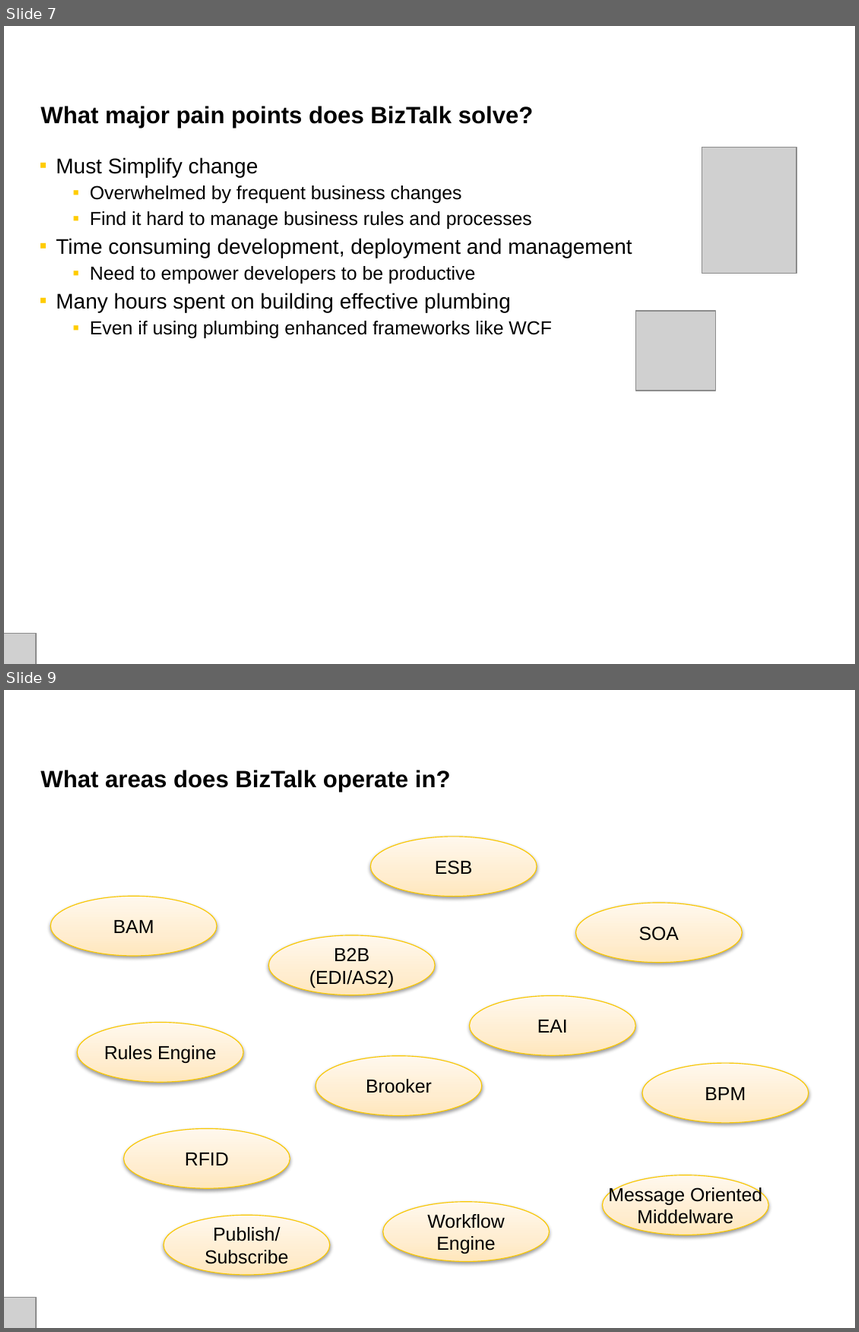
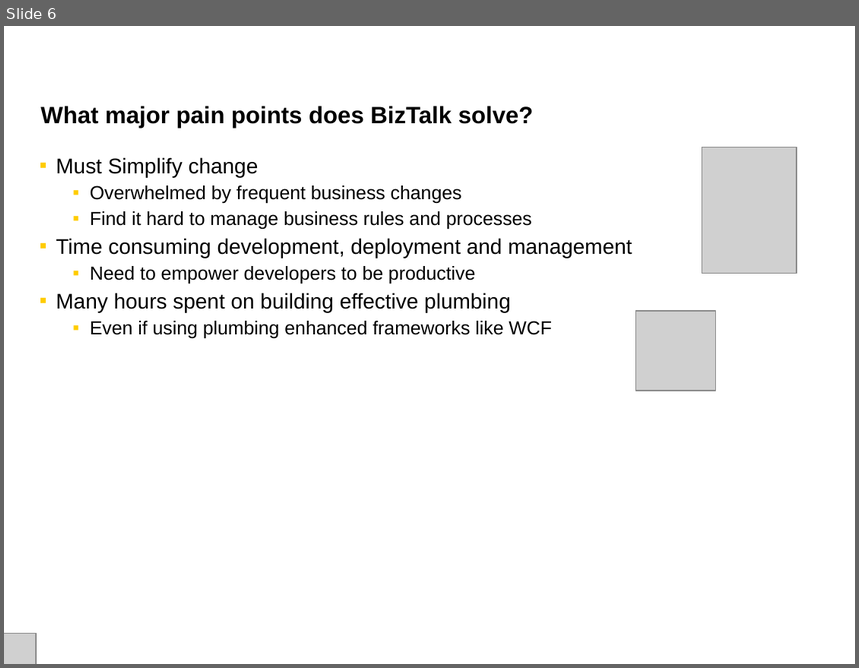
Before and after one commit to johan-jeh/BizTalk-Server---Developing-Integration-Solutions, a slide deck: Slides/Module 1 - Introduction to BizTalk Server.pptx. Shown one above the other, each under a label of ours: slides 7 and 9 before the commit, slide 6 after it; the slides between them are not shown. The pictures are 859x1332 and 859x668 pixels, drawn with LibreOffice and Linux fonts; fonts in the diff are those of the drawing; grey boxes stand for pictures. Boxes give left, top, right and bottom in pixels: in the first picture for what was removed or moved away, otherwise in the second. Text is boxed around its words. In the diff, an @@ line names an element or a change of style, - is before the commit and + after.

```diff
--- a/Slides/Module 1 - Introduction to BizTalk Server.pptx
+++ b/Slides/Module 1 - Introduction to BizTalk Server.pptx
@@ slide 9 removed at (x1=4, y1=690, x2=855, y2=1328), background #FFFFFF @@
@@ title removed at (x1=40, y1=770, x2=451, y2=792) @@
-What areas does BizTalk operate in?
@@ ellipse removed at (x1=371, y1=837, x2=537, y2=896) @@
-ESB
@@ ellipse removed at (x1=51, y1=896, x2=217, y2=955) @@
-BAM
@@ ellipse removed at (x1=576, y1=903, x2=742, y2=962) @@
-SOA
@@ ellipse removed at (x1=268, y1=935, x2=435, y2=995) @@
-B2B
-(EDI/AS2)
@@ ellipse removed at (x1=470, y1=996, x2=636, y2=1055) @@
-EAI
@@ ellipse removed at (x1=77, y1=1023, x2=243, y2=1082) @@
-Rules Engine
@@ ellipse removed at (x1=316, y1=1056, x2=481, y2=1116) @@
-Brooker
@@ ellipse removed at (x1=642, y1=1064, x2=808, y2=1123) @@
-BPM
@@ ellipse removed at (x1=124, y1=1129, x2=290, y2=1189) @@
-RFID
@@ ellipse removed at (x1=602, y1=1175, x2=769, y2=1235) @@
-Message Oriented
-Middelware
@@ ellipse removed at (x1=382, y1=1202, x2=549, y2=1262) @@
-Workflow
-Engine
@@ ellipse removed at (x1=163, y1=1215, x2=329, y2=1274) @@
-Publish/
-Subscribe
@@ picture removed at (x1=4, y1=1298, x2=35, y2=1328) @@
@@ what was slide 7 is now slide 6 @@
```
Also in this commit, not shown: 7 slides changed, 5 slides added, 4 other slides removed, 4 other files.
